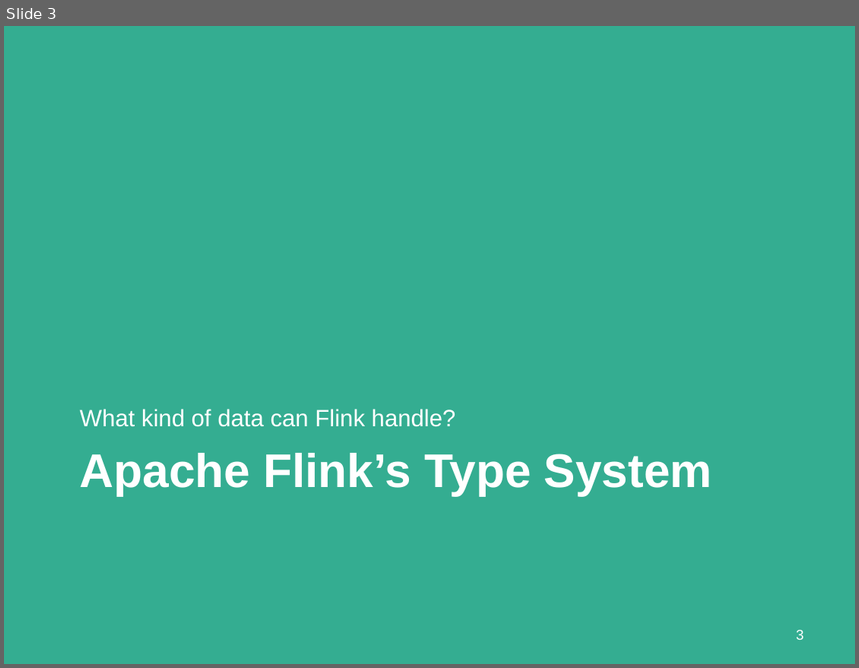
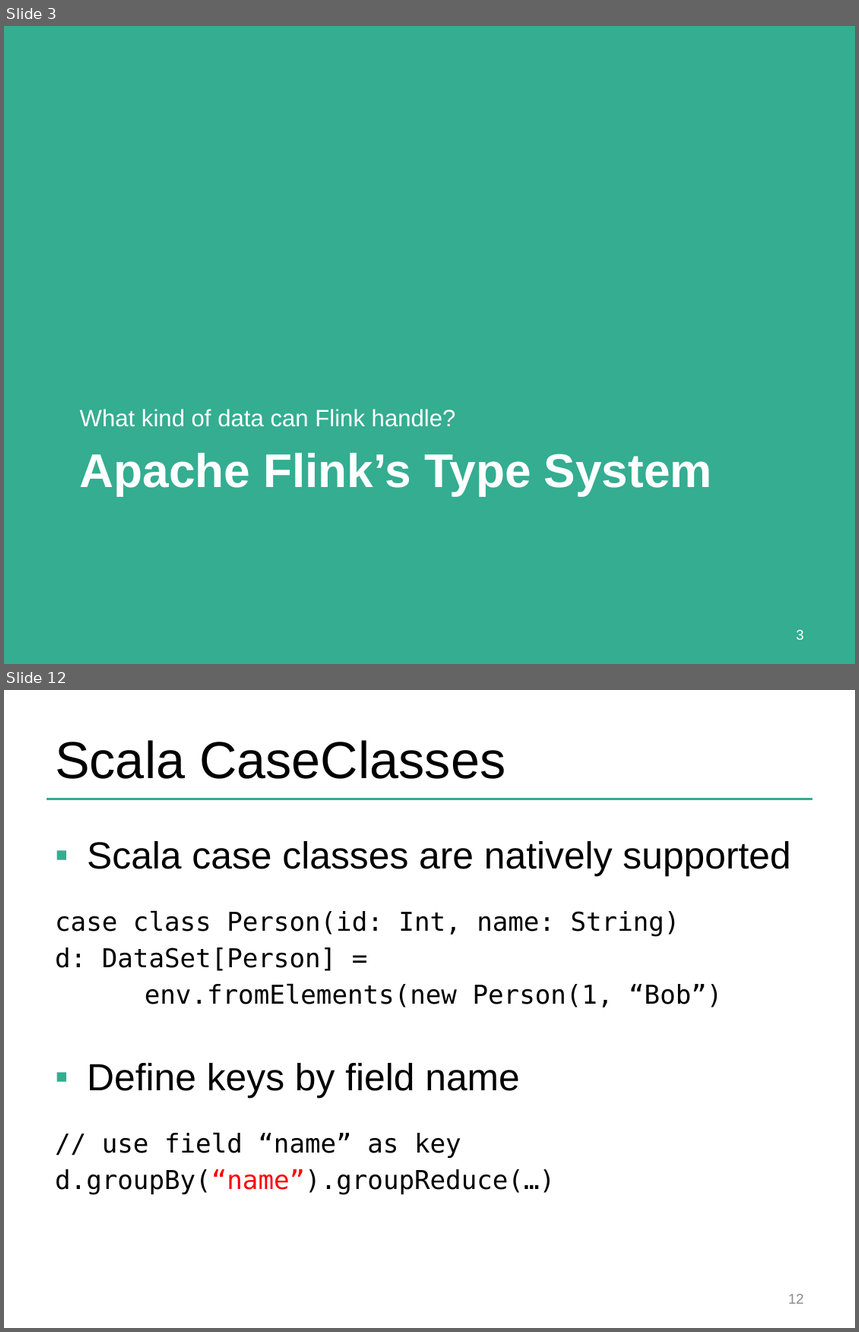
Before and after one commit to dataArtisans/flink-training-web, a slide deck: slides/flink_batch_advanced.pptx. Shown one above the other, each under a label of ours: slide 3 before the commit, slides 3 and 12 after it; the slides between them are not shown. The pictures are 859x668 and 859x1332 pixels, drawn with LibreOffice and Linux fonts; fonts in the diff are those of the drawing; background and template pictures are left out. Boxes give left, top, right and bottom in pixels: in the first picture for what was removed or moved away, otherwise in the second. Text is boxed around its words. In the diff, an @@ line names an element or a change of style, - is before the commit and + after.

Commit message:
Separated DataSet Advanced and Table API slides. Reworked data types and key section in DataSet Advanced

```diff
--- a/slides/flink_batch_advanced.pptx
+++ b/slides/flink_batch_advanced.pptx
@@ slide 12 added at (x1=4, y1=690, x2=855, y2=1328), background #FFFFFF @@
@@ title added at (x1=55, y1=740, x2=506, y2=779), 44 pt, text #000000 @@
+Scala CaseClasses
@@ line added from (47, 799) to (813, 799), #34AD91 2 pt @@
@@ text added at (x1=55, y1=841, x2=791, y2=1195), 22 pt, text #000000 @@
+▪ Scala case classes are natively supported
+case class Person(id: Int, name: String)
+d: DataSet[Person] =
+env.fromElements(new Person(1, “Bob”)
+▪ Define keys by field name
+// use field “name” as key
+d.groupBy(“name”).groupReduce(…)
@@ page number added at (x1=788, y1=1294, x2=804, y2=1304), 12 pt, text #8C8C8C @@
+12
```
Also in this commit, not shown: 3 slides changed, 10 other slides added, 23 slides removed, 1 other file.
